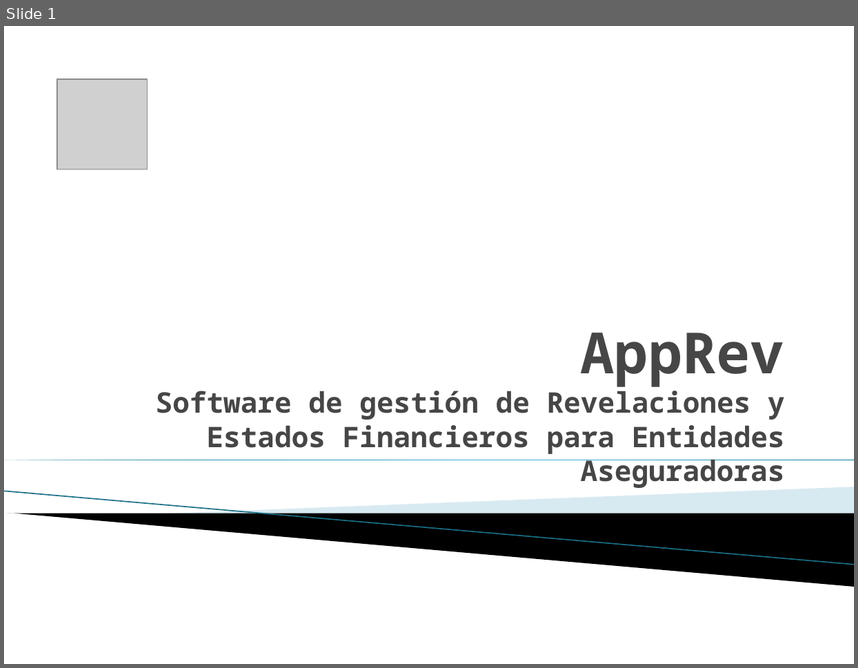
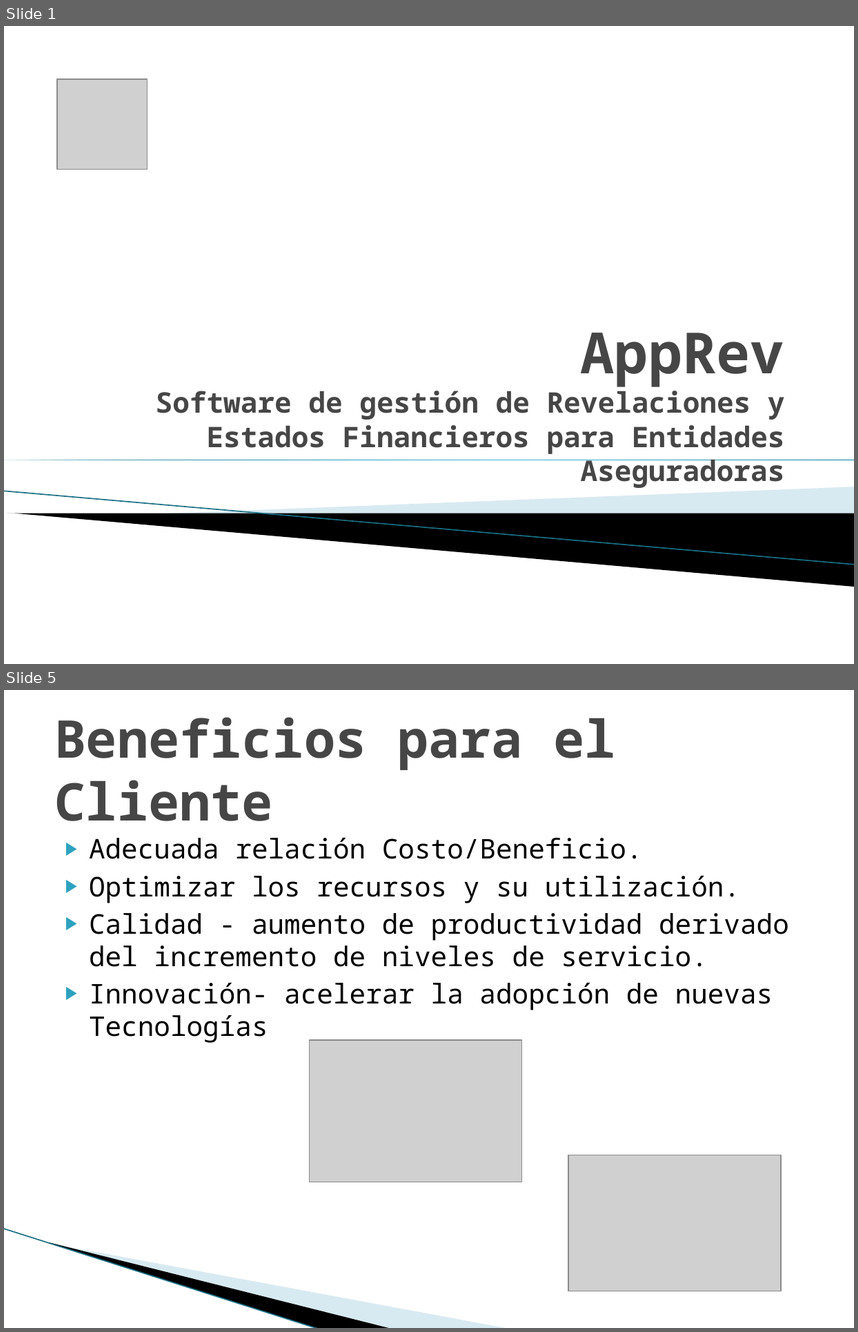
Before and after one commit to vicky1404/rev-ii, a slide deck: docs/comercial/brochure.pptx. Shown one above the other, each under a label of ours: slide 1 before the commit, slides 1 and 5 after it; the slides between them are not shown. The pictures are 858x668 and 858x1332 pixels, drawn with LibreOffice and Linux fonts; fonts in the diff are those of the drawing; grey boxes stand for pictures; background and template pictures are left out. Boxes give left, top, right and bottom in pixels: in the first picture for what was removed or moved away, otherwise in the second. Text is boxed around its words. In the diff, an @@ line names an element or a change of style, - is before the commit and + after.

Commit message:
Version para revision del equipo.

```diff
--- a/docs/comercial/brochure.pptx
+++ b/docs/comercial/brochure.pptx
@@ slide 5 added at (4,690,854,1328), background #FFFFFF @@
@@ title added at (55,717,615,821), 44 pt, text #464646, bold @@
+Beneficios para el Cliente
@@ text added at (89,838,789,1043), 23 pt, text #000000 @@
+▶ Adecuada relación Costo/Beneficio.
+▶ Optimizar los recursos y su utilización.
+▶ Calidad - aumento de productividad derivado del incremento de niveles de servicio.
+▶ Innovación- acelerar la adopción de nuevas Tecnologías
@@ picture added at (309,1039,522,1181) @@
@@ freeform shape added at (70,1155,424,1290), fill #A0CBDC at 40% opacity @@
@@ picture added at (568,1155,781,1291) @@
@@ freeform shape added at (4,1228,352,1306), fill #000000 @@
@@ line added from (4, 1228) to (319, 1328), #97C5D8 0.95 pt @@
```
Also in this commit, not shown: 4 slides changed, 7 other slides added.
